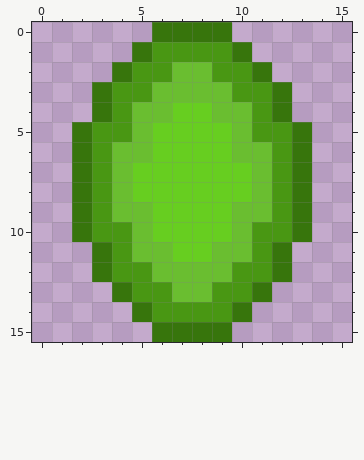
A pixel-art file gets an edit: images/objects/grape.aseprite. The picture above is the old version.
16x16 pixels, 1 frame.
After the commit:
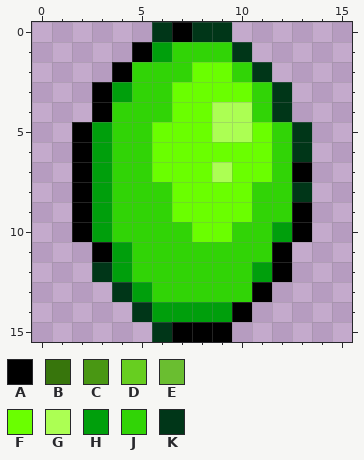
Palette (. is transparent): A #000000  B #37750c  C #499713  D #67ce20  E #6abe30  F #6aff00  G #acff53  H #009f0c  J #31d406  K #003618
From old to new:
Changed rows in their new state; - is an unchanged pixel.
first column x 2:
 0 ----KAKK----
 1 ---AHJJJK---
 2 --AJJJFFJK--
 3 -AHJJFFFFJK-
 4 -AJJJFFGGJK-
 5 AHJJFFFGGFJK
 6 AHJJFFFFFFJK
 7 AHJJFFFGFFJA
 8 AHJJJFFFFJJK
 9 AHJJJFFFFJJA
10 AHJJJJFFJJHA
11 -AHJJJJJJJA-
12 -KHJJJJJJHA-
13 --KHJJJJJA--
14 ---KHHHHA---
15 ----KAAA----
Where, in picture pixels (left, top, right, bottom), the same in both pictures:
changed: (72, 22, 312, 342)
